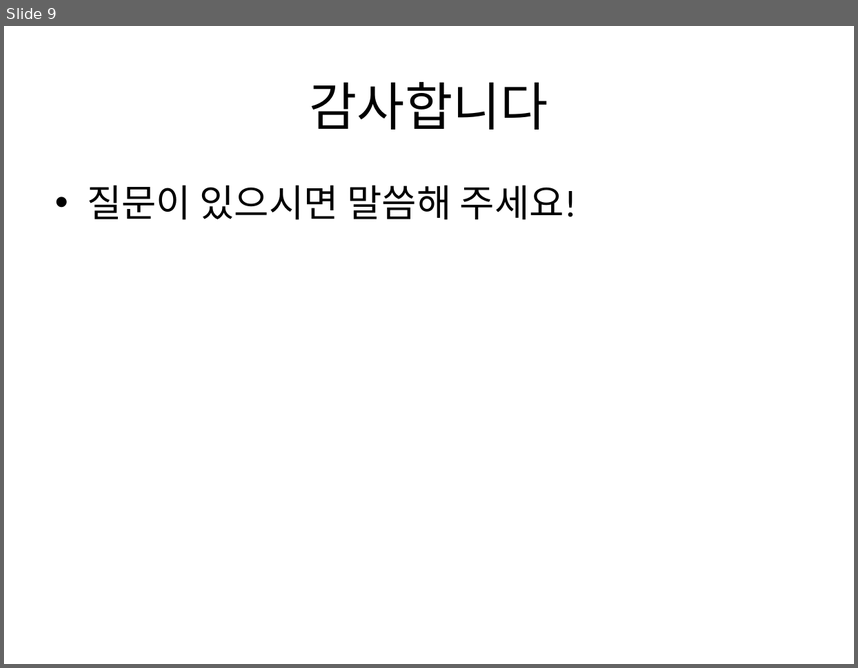
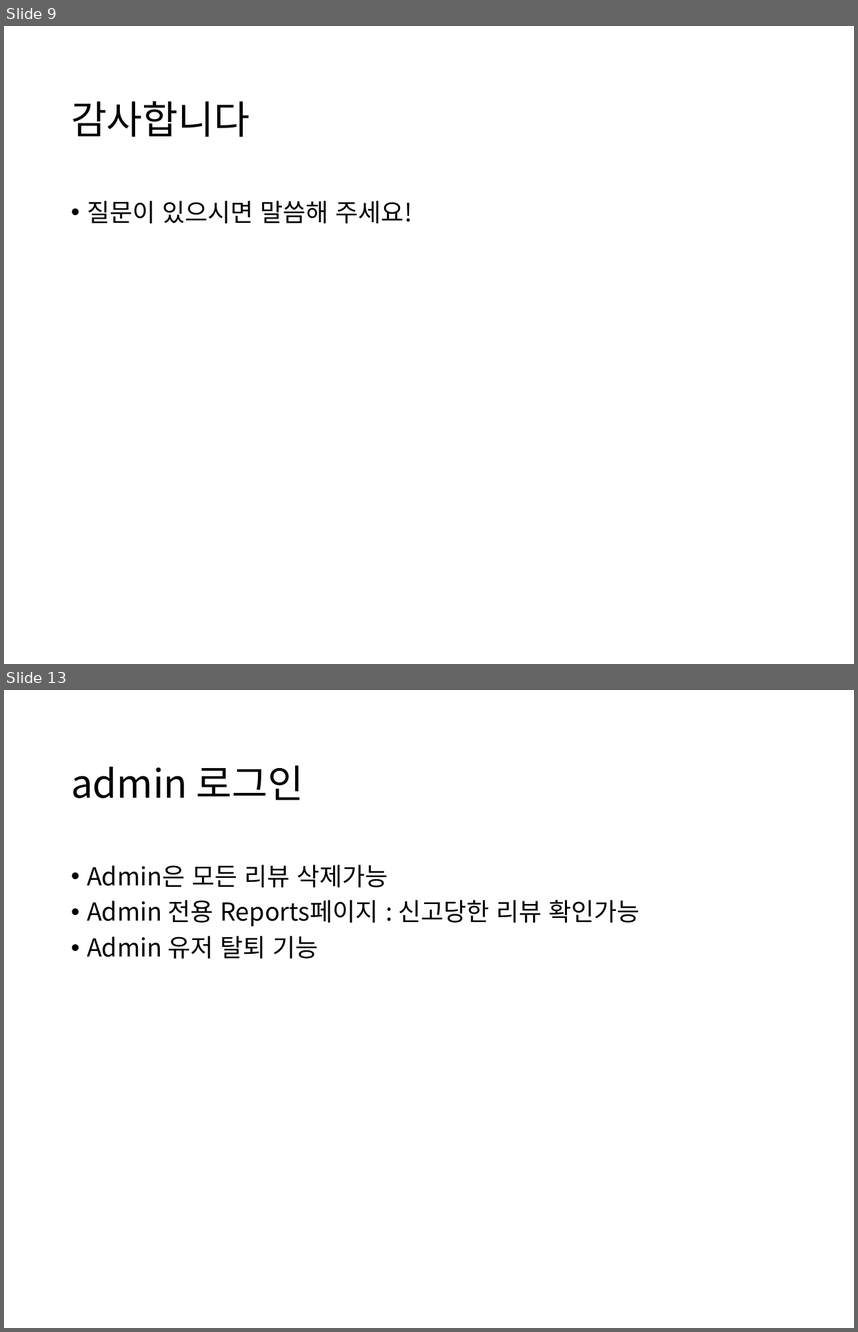
Before and after one commit to junhyuk000/PopcornAPP, a slide deck: MovieInfoAPP_Presentation.pptx. Shown one above the other, each under a label of ours: slide 9 before the commit, slides 9 and 13 after it; the slides between them are not shown. The pictures are 858x668 and 858x1332 pixels, drawn with LibreOffice and Linux fonts; fonts in the diff are those of the drawing. Boxes give left, top, right and bottom in pixels: in the first picture for what was removed or moved away, otherwise in the second. Text is boxed around its words. In the diff, an @@ line names an element or a change of style, - is before the commit and + after.

```diff
--- a/MovieInfoAPP_Presentation.pptx
+++ b/MovieInfoAPP_Presentation.pptx
@@ slide 13 added at box(4, 690, 854, 1328), background #FFFFFF @@
@@ title added at box(71, 765, 304, 800), 33 pt, text #000000 @@
+admin 로그인
@@ text added at box(87, 865, 639, 958), 21 pt, text #000000 @@
+• Admin은 모든 리뷰 삭제가능
+• Admin 전용 Reports페이지 : 신고당한 리뷰 확인가능
+• Admin 유저 탈퇴 기능
@@ slide 9 changed as well @@
@@ title "감사합니다": place and size @@
-title "감사합니다" at box(310, 82, 548, 129)
+title "감사합니다" at box(71, 101, 250, 137)
@@ title "감사합니다" at box(71, 101, 250, 137): size 44 to 33 pt, font Calibri to Noto Sans CJK KR; alignment centre to left; line spacing 1 to 0.9 @@
@@ text "질문이 있으시면 말씀해 주세요!": place and size @@
-text "질문이 있으시면 말씀해 주세요!" at box(87, 185, 577, 220)
+text "질문이 있으시면 말씀해 주세요!" at box(87, 201, 412, 223)
@@ text "질문이 있으시면 말씀해 주세요!" at box(87, 201, 412, 223): size 32 to 21 pt, font Calibri to Noto Sans CJK KR; indent changed; line spacing 1 to 0.9; more space between paragraphs @@
```
Also in this commit, not shown: 9 other slides changed, 6 other slides added, 2 other files.
